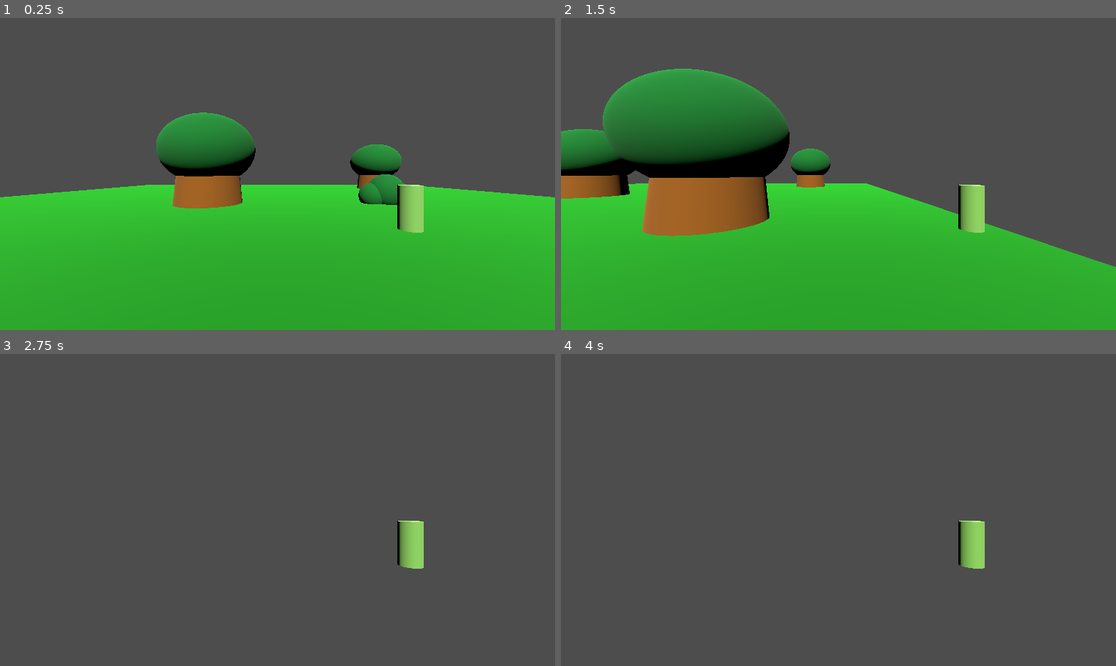
Above: before the commit, frames 1-4 (two rows, left to right).
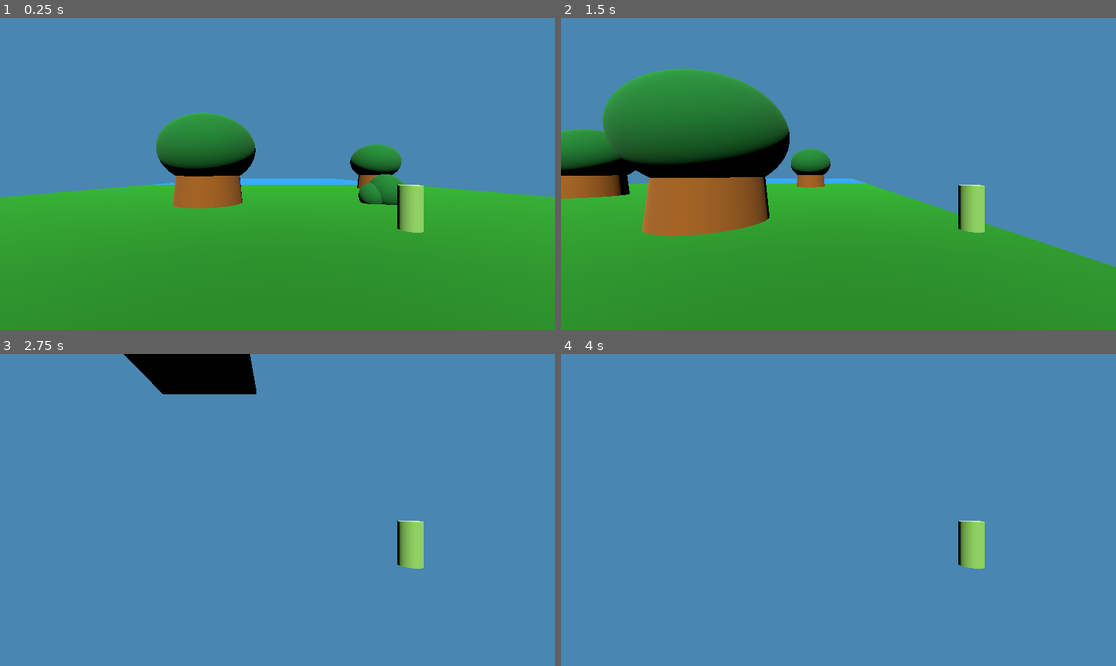
Above: after the commit, the same moments.

Repository: pterosaur-pixel/evil-squirrels-unite
Game: Godot game, scene res://main.tscn
Two runs of this game, one before a commit and one after it. Both use one fixed random seed, a clock stepped at 60 frames per second and the inputs below.
Inputs:
- Up to frame 1 (0.25 s): no input
- Up to frame 2 (1.5 s): tap Enter at 0.5 s; hold Right (ui_right) 0.53-1.28 s; tap Space (jump) at 0.77 s; hold Down (ui_down) from 1.28 s (still down)
- Up to frame 3 (2.75 s): tap Space (jump) at 1.52 s; release Down (ui_down) at 2.03 s; hold Right (ui_right) from 2.03 s (still down)
- Up to frame 4 (4 s): release Right (ui_right) at 2.78 s; hold Up (ui_up) 2.78-3.53 s; tap Space (jump) at 3.02, 3.5, 3.77 s; hold Left (ui_left) from 3.53 s (still down)

The runs differ from the first frame. In frame 1, 65% of the frame differs, in the area x 0-100%, y 0-80%; in frame 2, 54%; in frame 3, 99%, in the area x 0-100%, y 0-100%; in frame 4, 99%.

Commit message:
Changed BG color and added water

Diff:
--- a/grass.tscn
+++ b/grass.tscn
@@ -4,7 +4,7 @@
 [ext_resource type="PackedScene" uid="uid://ca3aa7ej6lbx7" path="res://bush_1.tscn" id="2_mw2ei"]
 
 [sub_resource type="StandardMaterial3D" id="StandardMaterial3D_mlfo1"]
-albedo_color = Color(0.0196078, 0.517647, 0, 1)
+albedo_color = Color(0.0196078, 0.439216, 0, 1)
 
 [sub_resource type="BoxMesh" id="BoxMesh_mlfo1"]
 resource_local_to_scene = true
--- a/main.tscn
+++ b/main.tscn
@@ -1,7 +1,8 @@
-[gd_scene load_steps=3 format=3 uid="uid://ci4l3j5d2ubhk"]
+[gd_scene load_steps=4 format=3 uid="uid://ci4l3j5d2ubhk"]
 
 [ext_resource type="PackedScene" uid="uid://daht4u7xeeb5g" path="res://character.tscn" id="1_ig7tw"]
 [ext_resource type="PackedScene" uid="uid://botg1xotvwou1" path="res://grass.tscn" id="2_0xm2m"]
+[ext_resource type="PackedScene" uid="uid://dculv5u2g77i1" path="res://water_1.tscn" id="3_h2yge"]
 
 [node name="Main" type="Node3D"]
 
@@ -13,3 +14,6 @@
 [node name="DirectionalLight3D" type="DirectionalLight3D" parent="."]
 transform = Transform3D(1, 0, 0, 0, 0.69398, 0.719994, 0, -0.719994, 0.69398, 8.01123, 9.25734, -3.8746)
 light_energy = 2.0
+
+[node name="Water1" parent="." instance=ExtResource("3_h2yge")]
+transform = Transform3D(1, 0, 0, 0, 1, 0, 0, 0, 1, 0, 0, -60.1855)
--- a/project.godot
+++ b/project.godot
@@ -26,3 +26,4 @@
 [rendering]
 
 renderer/rendering_method="mobile"
+environment/defaults/default_clear_color=Color(0.286443, 0.523491, 0.693904, 1)
--- /dev/null
+++ b/water_1.tscn
@@ -0,0 +1,21 @@
+[gd_scene load_steps=4 format=3 uid="uid://dculv5u2g77i1"]
+
+[sub_resource type="BoxMesh" id="BoxMesh_2qar3"]
+size = Vector3(60, 2, 60)
+
+[sub_resource type="StandardMaterial3D" id="StandardMaterial3D_yn71y"]
+albedo_color = Color(0, 0.392157, 1, 1)
+
+[sub_resource type="BoxShape3D" id="BoxShape3D_2qar3"]
+size = Vector3(60, 1, 60)
+
+[node name="Water1" type="StaticBody3D"]
+
+[node name="MeshInstance3D" type="MeshInstance3D" parent="."]
+transform = Transform3D(1, 0, 0, 0, 1, 0, 0, 0, 1, 0, -2, 0)
+mesh = SubResource("BoxMesh_2qar3")
+surface_material_override/0 = SubResource("StandardMaterial3D_yn71y")
+
+[node name="CollisionShape3D" type="CollisionShape3D" parent="."]
+transform = Transform3D(1, 0, 0, 0, 1, 0, 0, 0, 1, 0, -2.5, 0)
+shape = SubResource("BoxShape3D_2qar3")
